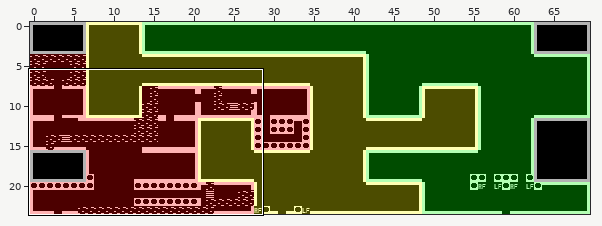
Tiled map: src/tiled/dungeons.tmx. The first picture is a wide view before the edit; the outline marks the close-up.
Close-up. Before the commit:
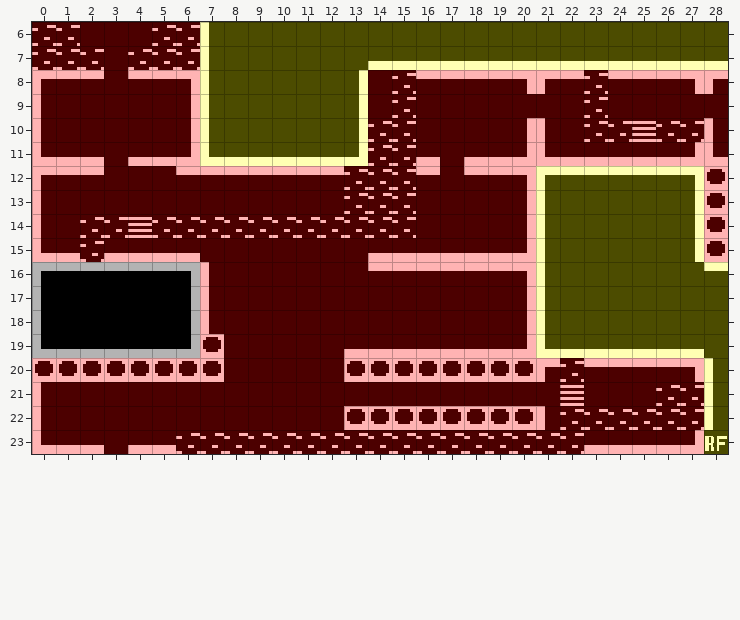
Cells are 16x16 px. Shown: x 0..28, y 6..23.
The result:
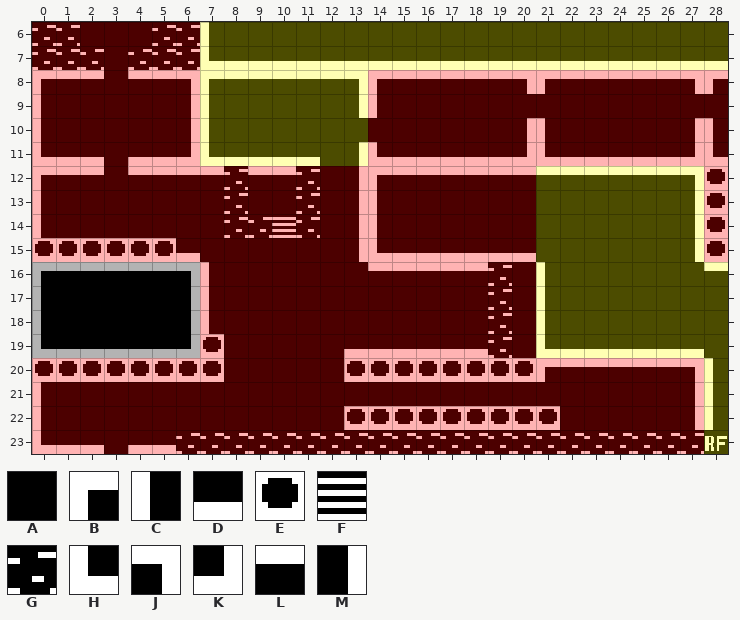
Key: from "overworld": A 0, B 1, C 2, D 3, E 4, F 5, G 6, H 10, J 11, K 12, L 13, M 14.
_ is an empty cell.
Commit message: various tweaks to dungeon one
The exact change:
Layer "Tile Layer 1":
y 7: x 7..13 CAAAAAA -> HDDDDDD
y 8: x 7..15 CAAAAAMAG -> BLLLLLJBL; x 23 G -> L
y 9: x 14..15 AG -> CA; x 23 G -> A
y 10: x 13..15 MGG -> AAA; x 23..27 GGFGG -> AAAAM
y 11: x 12..15 DKGG -> AMHD; x 17 A -> D
y 12: x 4..5 AA -> LL; x 8 L -> G; x 11..15 LLGGG -> GAMBL; x 17 A -> L; x 20..21 JB -> LL
y 13: x 8 A -> G; x 11 A -> G; x 13..15 GGG -> MCA; x 20..21 MC -> AA
y 14: x 2..7 GGFGGG -> AAAAAA; x 10 G -> F; x 12..15 GGGG -> AMCA; x 20..21 MC -> AA
y 15: x 0..5 HDGDDD -> EEEEEE; x 13..14 AD -> MH; x 20..21 KC -> DA
y 16: x 19..20 LJ -> GA
y 17..18: x 19..20 AM -> GA
y 19: x 19..20 DK -> GA
y 20: x 22 G -> L
y 21: x 22 F -> A; x 26..27 GG -> AM
y 22: x 21..27 CGGGGGG -> EAAAAAM
y 23: x 23..27 DDDDK -> GGGGG
